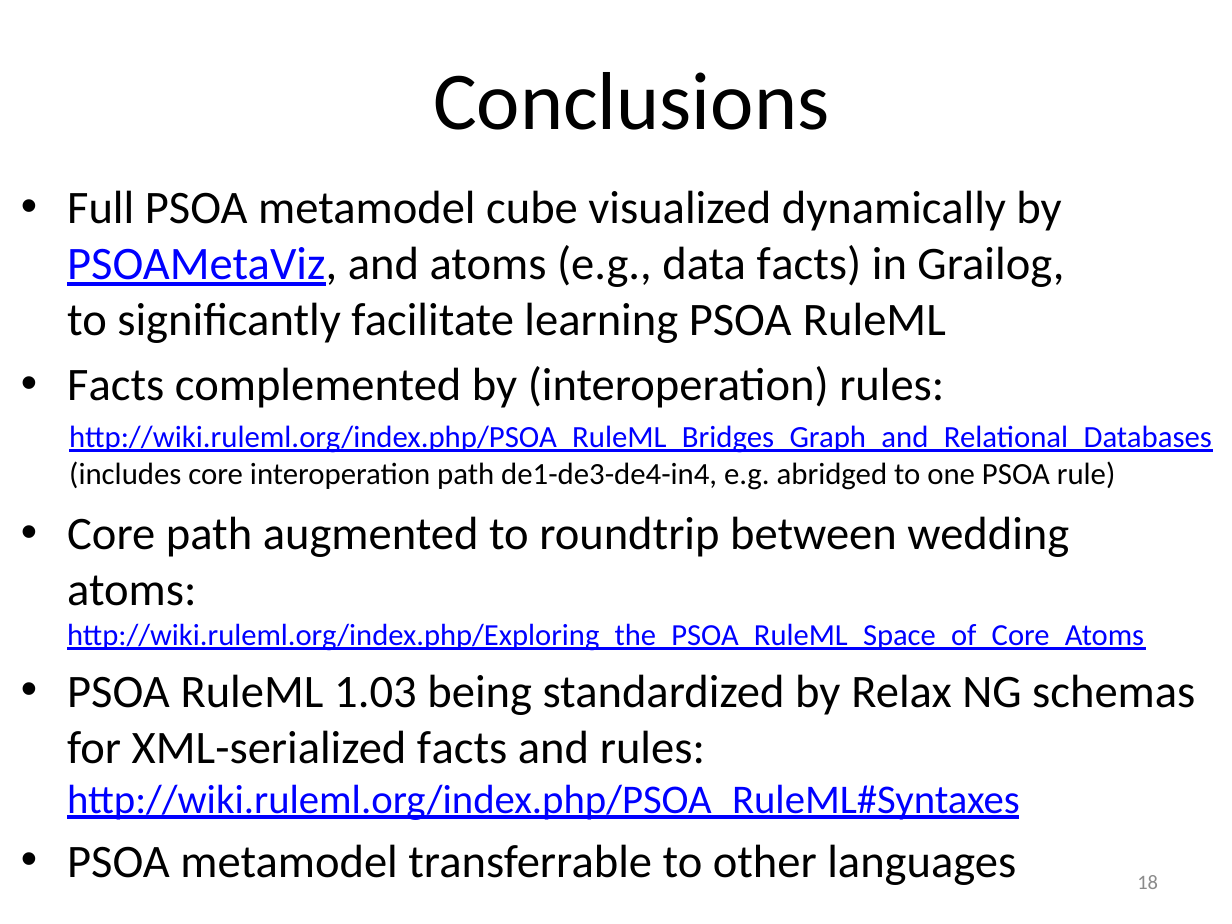
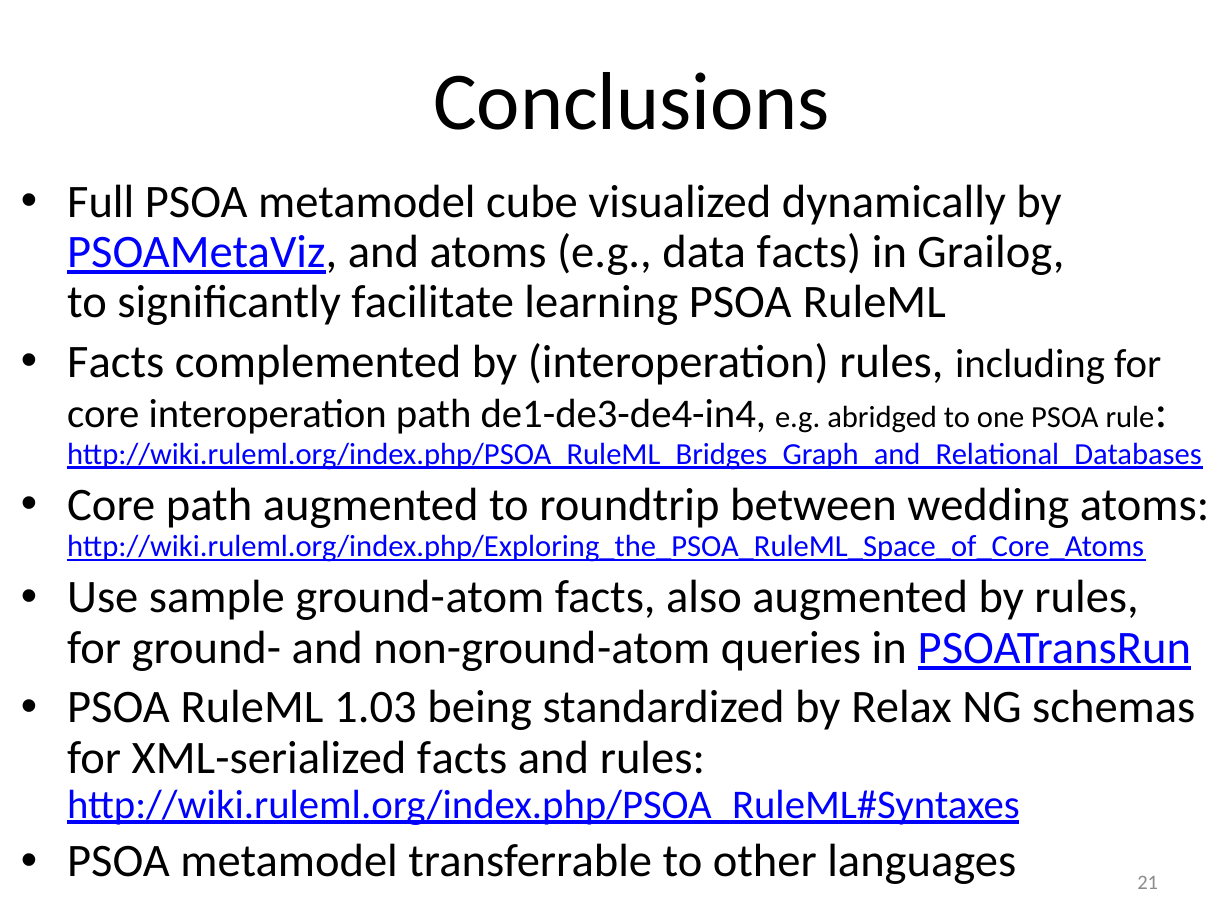
Before and after one commit to RuleML/ruleml-website, a slide deck: slide 21 of talks/PSOAMetamodelGrailogWedding.pptx (slide 18 before the commit). Drawn at 1232x924 pixels with LibreOffice and Linux fonts; fonts in the diff are those of the drawing. Boxes give left, top, right and bottom in pixels: in the first picture for what was removed or moved away, otherwise in the second. Text is boxed around its words. In the diff, an @@ line names an element or a change of style, - is before the commit and + after.

```diff
--- a/talks/PSOAMetamodelGrailogWedding.pptx
+++ b/talks/PSOAMetamodelGrailogWedding.pptx
@@ text at bbox=[67, 184, 1209, 884]: line spacing 1 to 0.9 @@
@@ text at bbox=[67, 343, 1202, 470]: text changed; size 27.2 to 17.9 pt @@
-• Facts complemented by (interoperation) rules:
+• Facts complemented by (interoperation) rules, including for
+  core interoperation path de1-de3-de4-in4, e.g. abridged to one PSOA rule:
+  http://wiki.ruleml.org/index.php/PSOA_RuleML_Bridges_Graph_and_Relational_Databases
@@ text removed at bbox=[69, 425, 1212, 490] @@
-http://wiki.ruleml.org/index.php/PSOA_RuleML_Bridges_Graph_and_Relational_Databases
-(includes core interoperation path de1-de3-de4-in4, e.g. abridged to one PSOA rule)
@@ text at bbox=[67, 579, 1191, 671]: paragraph added @@
+• Use sample ground-atom facts, also augmented by rules,
+  for ground- and non-ground-atom queries in PSOATransRun
@@ page number at bbox=[1137, 876, 1158, 889]: text changed @@
-18
+21
```
Also in this commit, not shown: 9 other slides changed, 3 slides added, 1 other file.
